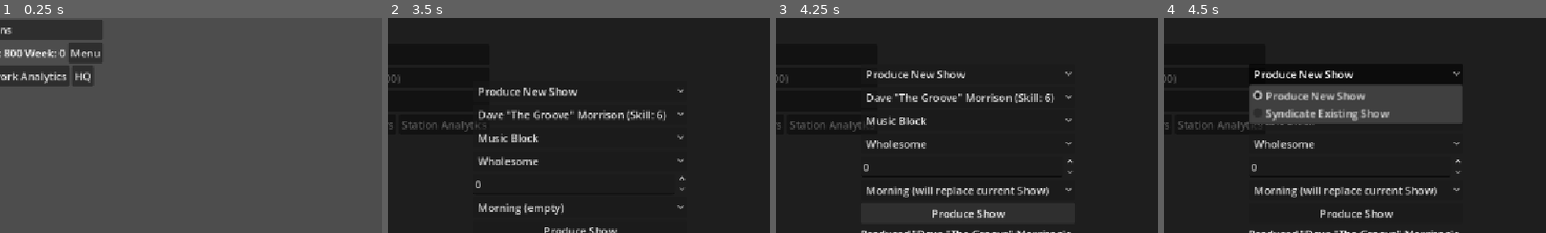
Above: before the commit, frames 1-4 (left to right).
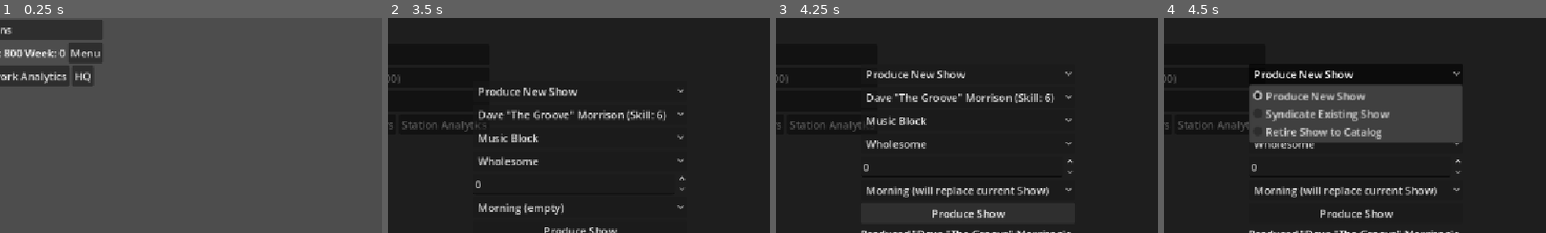
Above: after the commit, the same moments.

Repository: ConsumedMedia/drive-time-tycoon
Game: Godot game, scene res://scenes/main/main.tscn
Two runs of this game, one before a commit and one after it. Both use one fixed random seed, a clock stepped at 60 frames per second and the inputs below.
Inputs:
- Up to frame 1 (0.25 s): no input
- Up to frame 2 (3.5 s): click "End Week All Stations" at 0.5 s; click "WCLM | Listeners: 495 | Hype:…" at 1.25 s; click "End Week" at 2 s; click "Produce Show" at 2.75 s
- Up to frame 3 (4.25 s): click "Produce Show" at 3.5 s
- Up to frame 4 (4.5 s): click "Produce New Show" at 4.25 s
The pictures show only the part of the screen within x 25-75%, y 15-65%; the shares and areas given below are measured in that part.

Frames 1-3 are identical in both runs. In frame 4, 4.9% of the frame differs, in the area x 22-79%, y 42-59%.

Commit message:
Split Reputation into Critical and Commercial, tie each to concrete mechanical effects

Diff:
--- a/autoload/game_state.gd
+++ b/autoload/game_state.gd
@@ -37,6 +37,9 @@
 ## once they're built.
 var recent_events: Array[String] = []
 
+## Retired Shows generating passive back-catalog income each week.
+var show_catalog: Array[Show] = []
+
 ## Called once when the game starts / new game begins
 func start_new_game() -> void:
 	network_name = "New Network"
@@ -51,6 +54,7 @@
 	market_research.clear()
 	selected_station = null
 	recent_events.clear()
+	show_catalog.clear()
 
 ## Adds a newly built or acquired station to the network
 func add_station(station: Station) -> void:
--- a/resources/show.gd
+++ b/resources/show.gd
@@ -37,6 +37,12 @@
 @export var weeks_running: int = 0
 @export var is_in_catalog: bool = false
 
+## Highest prestige this Show has ever reached, tracked in weekly_update().
+## Back-catalog income is based on this rather than current prestige, so a
+## retired Show's payout reflects its best run, not wherever it happened to
+## be sitting the week it got pulled.
+@export var peak_prestige: float = 0.0
+
 ## Recomputes quality from production_budget and host skill.
 ## Call this once at production time, not every week - quality is meant to be
 ## a snapshot of how well-made the Show is, not something that drifts on its own.
@@ -69,6 +75,8 @@
 	elif quality < 40.0:
 		prestige = clamp(prestige - 1.5, 0.0, 100.0)
 
+	peak_prestige = max(peak_prestige, prestige)
+
 ## Retires the Show from active rotation into the back-catalog.
 ## Phase 2 hook: back-catalog monetization reads is_in_catalog.
 func retire_to_catalog() -> void:
--- a/resources/station.gd
+++ b/resources/station.gd
@@ -11,7 +11,12 @@
 @export var hype: float = 0.0        # 0-100
 @export var loyalty: float = 0.0     # 0-100
 @export var cash: int = 0
-@export var reputation: float = 0.0  # 0-100, local to this station
+## Split from a single Reputation stat - Critical is driven by prestige/quality
+## content, Commercial is driven by reach/hype/mass appeal. Deliberately
+## deferred in earlier design, revisited now that Syndication/Distribution
+## Choice give the two axes something real to differentiate.
+@export var critical_reputation: float = 0.0    # 0-100
+@export var commercial_reputation: float = 0.0  # 0-100
 
 ## Dayparts: Morning, Midday, Afternoon, Night
 @export var dayparts: Array[Daypart] = []
--- a/scenes/ui/acquisition_panel.gd
+++ b/scenes/ui/acquisition_panel.gd
@@ -86,7 +86,8 @@
 	station.hype = STARTING_HYPE
 	station.loyalty = STARTING_LOYALTY
 	station.cash = STARTING_CASH
-	station.reputation = 0.0
+	station.critical_reputation = 0.0
+	station.commercial_reputation = 0.0
 
 	for slot in Daypart.Slot.values():
 		var daypart := Daypart.new()
--- a/scenes/ui/network_analytics_panel.gd
+++ b/scenes/ui/network_analytics_panel.gd
@@ -21,14 +21,34 @@
 
 	for station in GameState.owned_stations:
 		lines.append(
-			"%s | Listeners: %d | Hype: %d | Reputation: %d | Cash: $%d" % [
+			"%s | Listeners: %d | Hype: %d | Critical Rep: %d | Commercial Rep: %d | Cash: $%d" % [
 				station.station_name,
 				station.listeners,
 				int(station.hype),
-				int(station.reputation),
+				int(station.critical_reputation),
+				int(station.commercial_reputation),
 				station.cash
 			]
 		)
+
+	lines.append("")
+	lines.append("--- Back Catalog ---")
+
+	if GameState.show_catalog.is_empty():
+		lines.append("No retired Shows yet.")
+	else:
+		var total_catalog_income := 0
+		for show in GameState.show_catalog:
+			var weekly_income: int = int(show.peak_prestige * WeeklyTick.CATALOG_INCOME_PER_PRESTIGE)
+			total_catalog_income += weekly_income
+			lines.append(
+				"\"%s\" | Peak Prestige: %d | Earning $%d/wk" % [
+					show.show_name,
+					int(show.peak_prestige),
+					weekly_income
+				]
+			)
+		lines.append("Total Catalog Income: $%d/wk" % total_catalog_income)
 
 	lines.append("")
 	lines.append("--- Recent Events ---")
--- a/scenes/ui/produce_show_panel.gd
+++ b/scenes/ui/produce_show_panel.gd
@@ -15,7 +15,7 @@
 const SHOW_TYPE_NAMES := ["Music Block", "Talk Show", "News Update", "Countdown", "Call-In", "Syndicated Rerun"]
 const TONE_NAMES := ["Wholesome", "Edgy", "Serious", "Chaotic", "Prestige"]
 const DAYPART_SLOT_NAMES := ["Morning", "Midday", "Afternoon", "Night"]
-const MODE_NAMES := ["Produce New Show", "Syndicate Existing Show"]
+const MODE_NAMES := ["Produce New Show", "Syndicate Existing Show", "Retire Show to Catalog"]
 
 func _ready() -> void:
 	%ModeOption.clear()
@@ -41,14 +41,21 @@
 
 func _on_mode_selected(index: int) -> void:
 	var is_syndicate_mode: bool = index == 1
-
-	%HostOption.visible = not is_syndicate_mode
-	%ShowTypeOption.visible = not is_syndicate_mode
-	%ToneOption.visible = not is_syndicate_mode
-	%BudgetInput.visible = not is_syndicate_mode
+	var is_retire_mode: bool = index == 2
+	var is_produce_mode: bool = index == 0
+
+	%HostOption.visible = is_produce_mode
+	%ShowTypeOption.visible = is_produce_mode
+	%ToneOption.visible = is_produce_mode
+	%BudgetInput.visible = is_produce_mode
 	%ExistingShowOption.visible = is_syndicate_mode
 
-	%ProduceButton.text = "Syndicate Show" if is_syndicate_mode else "Produce Show"
+	if is_syndicate_mode:
+		%ProduceButton.text = "Syndicate Show"
+	elif is_retire_mode:
+		%ProduceButton.text = "Retire to Catalog"
+	else:
+		%ProduceButton.text = "Produce Show"
 
 func _refresh_host_options() -> void:
 	%HostOption.clear()
@@ -112,6 +119,10 @@
 		_on_syndicate_pressed()
 		return
 
+	if %ModeOption.selected == 2:
+		_on_retire_pressed()
+		return
+
 	if target_station.roster.is_empty():
 		%ResultLabel.text = "No Talent on roster - hire someone first."
 		return
@@ -159,3 +170,33 @@
 
 	_refresh_daypart_options()
 	_refresh_syndicatable_shows()
+
+## Pulls the Show off EVERY station currently airing it (not just this one -
+## retiring is a network-wide action on the Show itself, since it's the same
+## underlying object wherever it's syndicated) and moves it into
+## GameState.show_catalog for passive income.
+func _on_retire_pressed() -> void:
+	var daypart: Daypart = target_station.dayparts[%DaypartOption.selected]
+
+	if not daypart.is_staffed():
+		%ResultLabel.text = "That slot is already empty - nothing to retire."
+		return
+
+	var show: Show = daypart.show
+	show.retire_to_catalog()
+
+	for station in GameState.owned_stations:
+		for other_daypart in station.dayparts:
+			if other_daypart.show == show:
+				other_daypart.clear()
+
+	if not GameState.show_catalog.has(show):
+		GameState.show_catalog.append(show)
+
+	%ResultLabel.text = "Retired \"%s\" to the back catalog (Peak Prestige: %d). It's now earning passive income." % [
+		show.show_name,
+		int(show.peak_prestige)
+	]
+
+	_refresh_daypart_options()
+	_refresh_syndicatable_shows()
--- a/scenes/ui/station_analytics_panel.gd
+++ b/scenes/ui/station_analytics_panel.gd
@@ -22,7 +22,8 @@
 	lines.append("Listeners: %d" % target_station.listeners)
 	lines.append("Hype: %d" % int(target_station.hype))
 	lines.append("Loyalty: %d" % int(target_station.loyalty))
-	lines.append("Reputation: %d" % int(target_station.reputation))
+	lines.append("Critical Reputation: %d" % int(target_station.critical_reputation))
+	lines.append("Commercial Reputation: %d" % int(target_station.commercial_reputation))
 	lines.append("Cash: $%d" % target_station.cash)
 	lines.append("")
 	lines.append("--- Dayparts ---")
--- a/scripts/weekly_tick.gd
+++ b/scripts/weekly_tick.gd
@@ -45,6 +45,10 @@
 ## syndicated station is a new placeholder value. Tune as you playtest.
 const SYNDICATION_FATIGUE_PER_STATION := 3.0
 
+## NOT confirmed from any prior design doc - back-catalog income per point
+## of peak_prestige is a new placeholder value. Tune as you playtest.
+const CATALOG_INCOME_PER_PRESTIGE := 2.0
+
 ## Network-wide tick, called by the "End Week (All Stations)" button.
 ## Runs every owned station's week, then handles network-level upkeep.
 func run_weekly_tick() -> void:
@@ -55,6 +59,7 @@
 		run_station_week(station)
 
 	_process_show_lifecycle()
+	_process_catalog_income()
 	_process_network_events()
 
 
@@ -95,9 +100,21 @@
 	return count
 
 
+## Pays out passive income for every retired Show in GameState.show_catalog,
+## based on the prestige it reached before retirement. Runs once per week,
+## network-wide - retired Shows aren't tied to any single station anymore.
+func _process_catalog_income() -> void:
+	var total_income := 0
+	for show in GameState.show_catalog:
+		total_income += int(show.peak_prestige * CATALOG_INCOME_PER_PRESTIGE)
+
+	GameState.cash += total_income
+
+
 func run_station_week(station: Station) -> void:
 	var total_listeners_change := 0.0
-	var reputation_delta := 0.0
+	var critical_reputation_delta := 0.0
+	var commercial_reputation_delta := 0.0
 	var total_hype_decay_bonus := 0.0
 	var total_loyalty_bonus := 0.0
 
@@ -110,7 +127,13 @@
 		var show: Show = daypart.show
 		var format_fit: float = station.city.get_format_fit(station.format)
 		var loyalty_multiplier: float = 1.0 + (station.loyalty / 100.0)
-		var rival_pressure: float = station.city.rival_pressure
+
+		# NOT confirmed from any prior design doc - a well-respected station
+		# shrugging off rival pressure is a new placeholder mechanic tying
+		# Critical Reputation to something concrete. Tune as you playtest.
+		var effective_rival_pressure: float = (
+			station.city.rival_pressure * (1.0 - station.critical_reputation / 200.0)
+		)
 
 		var trait_effects := 0.0
 		for host in show.hosts:
@@ -123,21 +146,31 @@
 		var listeners_change: float = (
 			(station.hype * format_fit)
 			+ (show.quality * loyalty_multiplier)
-			- rival_pressure
+			- effective_rival_pressure
 			+ trait_effects
 		)
 
 		total_listeners_change += listeners_change
 
-		# Prestige feeds reputation slowly - a station running high-prestige
-		# Shows should drift toward a strong reputation over time.
-		reputation_delta += (show.prestige - 50.0) * 0.02
+		# Prestige feeds Critical Reputation, Hype feeds Commercial Reputation -
+		# the two axes Distribution Choice already differentiates (exclusive,
+		# high-prestige Shows vs. wide, high-reach syndication). Scales
+		# directly off the stat rather than a -50 baseline (the old single
+		# Reputation formula assumed values hover near a midpoint, which
+		# doesn't hold for a fresh Show/station starting at 0).
+		critical_reputation_delta += show.prestige * 0.05
+		commercial_reputation_delta += station.hype * 0.02
 
 		for host in show.hosts:
 			host.fame = clamp(host.fame + host.get_fame_growth_rate(), 0.0, 100.0)
 
 	station.listeners = max(0, station.listeners + total_listeners_change)
-	station.reputation = clamp(station.reputation + reputation_delta, 0.0, 100.0)
+	station.critical_reputation = clamp(
+		station.critical_reputation + critical_reputation_delta, 0.0, 100.0
+	)
+	station.commercial_reputation = clamp(
+		station.commercial_reputation + commercial_reputation_delta, 0.0, 100.0
+	)
 
 	# Flat weekly hype decay plus any trait bonuses (e.g. Loose Cannon hosts).
 	station.hype = clamp(station.hype - (BASE_HYPE_DECAY + total_hype_decay_bonus), 0.0, 100.0)
@@ -173,7 +206,11 @@
 					break
 
 		if demand_met:
-			station.cash += sponsor.payout
+			# NOT confirmed from any prior design doc - Commercial Reputation
+			# boosting sponsor payout is a new placeholder mechanic. Tune as
+			# you playtest.
+			var payout: int = int(sponsor.payout * (1.0 + station.commercial_reputation / 200.0))
+			station.cash += payout
 			sponsor.satisfaction = clamp(
 				sponsor.satisfaction + SATISFACTION_RECOVERY_ON_HIT, 0.0, 100.0
 			)
@@ -229,7 +266,7 @@
 				top_talent.fame = clamp(top_talent.fame + 5.0, 0.0, 100.0)
 		"Viral Clip":
 			station.hype = clamp(station.hype + 20.0, 0.0, 100.0)
-			station.reputation = clamp(station.reputation + 5.0, 0.0, 100.0)
+			station.commercial_reputation = clamp(station.commercial_reputation + 5.0, 0.0, 100.0)
 
 func _apply_network_event(event: NetworkEvent) -> void:
 	match event.event_name:
--- a/sponsor_panel.gd
+++ /dev/null
@@ -1,66 +0,0 @@
-extends Control
-
-## Shows a station's currently active sponsors with satisfaction, and lets
-## the player court a new one from GameState.sponsor_pool. StationView sets
-## target_station right after instantiating this panel.
-
-var target_station: Station = null
-
-func _ready() -> void:
-	%CourtButton.pressed.connect(_on_court_pressed)
-	_refresh_active_sponsors()
-	_refresh_candidate_options()
-
-func _refresh_active_sponsors() -> void:
-	var lines: Array[String] = []
-
-	if target_station == null or target_station.active_sponsors.is_empty():
-		lines.append("No active sponsors yet.")
-	else:
-		for sponsor in target_station.active_sponsors:
-			lines.append(
-				"%s | Wants: %s | Satisfaction: %d%% | Pays $%d/wk" % [
-					sponsor.sponsor_name,
-					sponsor.demanded_daypart,
-					int(sponsor.satisfaction),
-					sponsor.payout
-				]
-			)
-
-	%ActiveSponsorsLabel.text = "\n".join(lines)
-
-func _refresh_candidate_options() -> void:
-	%CandidateOption.clear()
-
-	if GameState.sponsor_pool.is_empty():
-		%CandidateOption.add_item("No sponsors currently available to court")
-		%CourtButton.disabled = true
-		return
-
-	%CourtButton.disabled = false
-	for sponsor in GameState.sponsor_pool:
-		%CandidateOption.add_item(
-			"%s | Wants: %s | Pays $%d/wk" % [
-				sponsor.sponsor_name,
-				sponsor.demanded_daypart,
-				sponsor.payout
-			]
-		)
-
-func _on_court_pressed() -> void:
-	if GameState.sponsor_pool.is_empty() or target_station == null:
-		return
-
-	var index: int = %CandidateOption.selected
-	var sponsor: Sponsor = GameState.sponsor_pool[index]
-
-	GameState.sponsor_pool.remove_at(index)
-	target_station.active_sponsors.append(sponsor)
-
-	%ResultLabel.text = "%s is now sponsoring %s!" % [
-		sponsor.sponsor_name,
-		target_station.station_name
-	]
-
-	_refresh_active_sponsors()
-	_refresh_candidate_options()
Not shown, added: scenes/ui/acquisition_panel.gd.uid
Not shown, added: scenes/ui/network_analytics_panel.gd.uid
Renamed: sponsor_panel.gd.uid -> scenes/ui/sponsor_panel.gd.uid
Not shown, added: scenes/ui/station_analytics_panel.gd.uid
